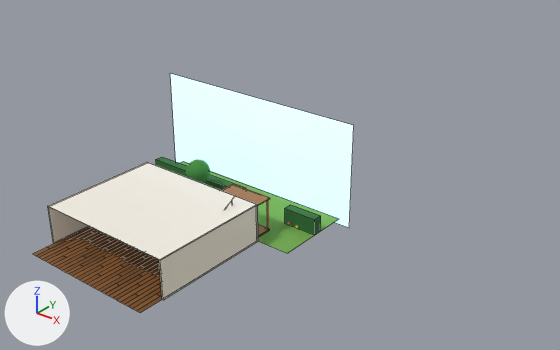
A saved change to the Blender file environments/big_house.blend.
One viewpoint serves both versions: a 50 mm camera at (40.1, -34.6, 31.0) aimed at (6.4, 7.5, 4.9). Lighting does not change. The marker at lower left points along +X, +Y and +Z. The older version comes first. Mesh edges are drawn as thin lines on the coarser meshes.

In view in the first picture: 'Ceiling', 'Floor', 'Hedge', 'Hedge2', 'Lawn', 'PorchRoof', 'SideWallL', 'SideWallR', 'Sky', 'TreeTop' and 2 more.
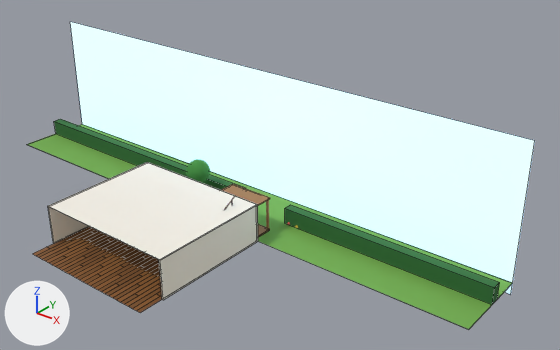
Where the newer file only moved an object's origin or applied its transform, the numbers keep the older frame.

The change in detail:
me_lawn is used by ob_lawn; location (0.0, 8.56, -0.01).
me_lawn had 8 vertices, 6 faces and spanned x -9.0..9.0, y -3.4..3.4, z 0.0.
me_lawn now has 8 vertices, 6 faces and spans x -24.0..24.0, y -3.4..3.4, z 0.0.
me_lawn part 1: the whole mesh is scaled about its middle by (2.67, 1, 1).
me_hedge is used by ob_hedge; location (-3.9, 9.0, 0.7).
me_hedge had 8 vertices, 6 faces and spanned x -5.1..5.1, y -0.4..0.4, z -0.7..0.7.
me_hedge now has 8 vertices, 6 faces and spans x -20.1..5.1, y -0.4..0.4, z -0.7..0.7.
me_hedge part 2: the whole mesh is scaled about its middle by (2.47, 1, 1), then moved by (-7.5, 0.0, 0.0).
me_hedge2 is used by ob_hedge2; location (7.5, 9.0, 0.7).
me_hedge2 had 8 vertices, 6 faces and spanned x -1.5..1.5, y -0.4..0.4, z -0.7..0.7.
me_hedge2 now has 8 vertices, 6 faces and spans x -1.5..16.5, y -0.4..0.4, z -0.7..0.7.
me_hedge2 part 3: the whole mesh is scaled about its middle by (6, 1, 1), then moved by (7.5, 0.0, 0.0).
me_sky is used by ob_sky; location (0.0, 12.0, 4.0); rotation (1.571, 0.0, 0.0), in degrees (90, 0, 0).
me_sky had 4 vertices, 1 face and spanned x -10.0..10.0, y -4.5..4.5, z 0.0.
me_sky now has 4 vertices, 1 face and spans x -24.0..24.0, y -6.0..6.0, z 0.0.
Part 4, on me_sky:
Vertex 0 of me_sky moves from (-10.0, -4.5, 0.0) to (-24.0, -6.0, 0.0).
Vertex 1 of me_sky moves from (10.0, -4.5, 0.0) at pixel (349, 227) to (24.0, -6.0, 0.0) at pixel (510, 294).
Vertex 2 of me_sky moves from (10.0, 4.5, 0.0) at pixel (353, 125) to (24.0, 6.0, 0.0) at pixel (534, 140).
Vertex 3 of me_sky moves from (-10.0, 4.5, 0.0) at pixel (170, 73) to (-24.0, 6.0, 0.0) at pixel (70, 21).
Object 'Sky' (ob_sky) moves from (0.0, 12.0, 4.0) to (0.0, 12.0, 5.0).

Where the change shows, as pixel boxes (x1, y1, x2, y2) in the pictures (560 x 350 px):
'Sky', reshaped, moved (152% wider, 76% taller)
    before: (170, 74, 354, 228)
    after: (70, 22, 535, 294)
'Lawn', rescaled
    before: (180, 161, 338, 253)
    after: (27, 124, 512, 329)
'Hedge2', moved, rescaled (484% wider, 223% taller)
    before: (285, 205, 321, 235)
    after: (285, 205, 500, 304)
'Hedge', moved, rescaled
    before: (156, 157, 245, 190)
    after: (54, 119, 245, 190)
